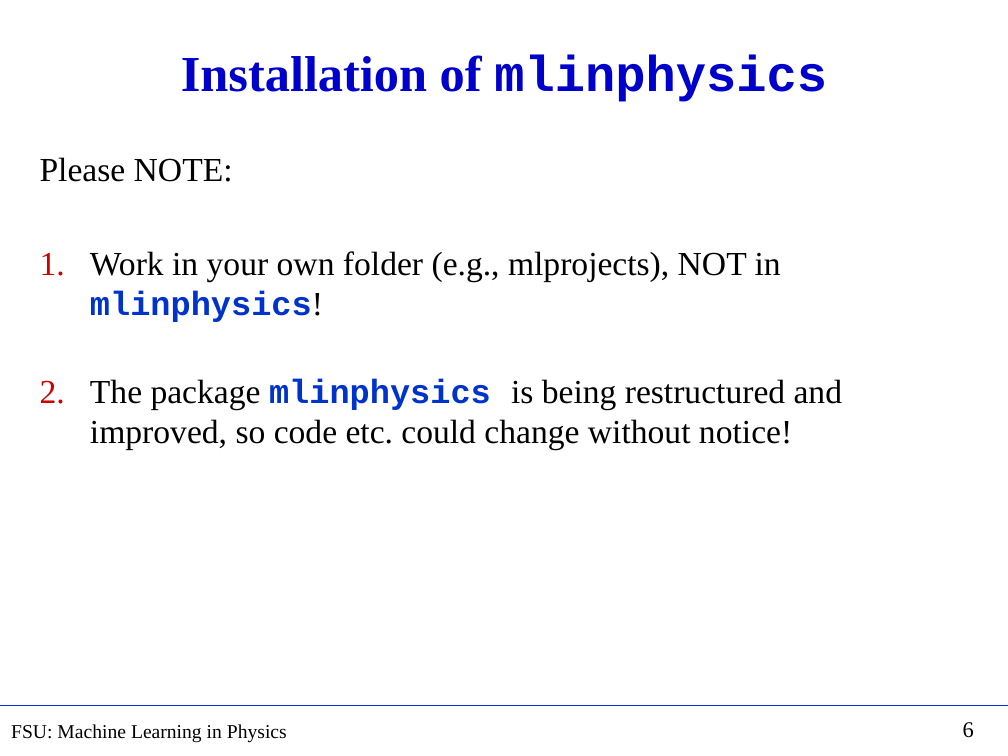
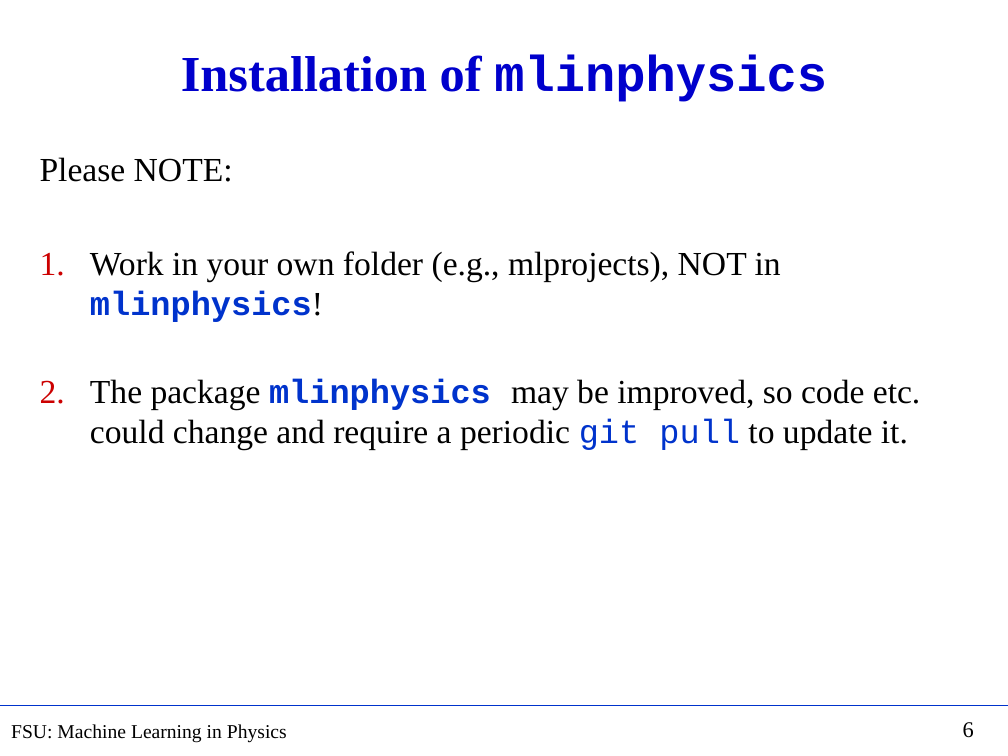
Before and after one commit to hbprosper/mlinphysics, a slide deck: slide 6 of Lectures/01.Foundations/tutorial_installation.pptx. Drawn at 1008x756 pixels with LibreOffice and Linux fonts; fonts in the diff are those of the drawing. Boxes give left, top, right and bottom in pixels: in the first picture for what was removed or moved away, otherwise in the second. Text is boxed around its words. In the diff, an @@ line names an element or a change of style, - is before the commit and + after.

```diff
--- a/Lectures/01.Foundations/tutorial_installation.pptx
+++ b/Lectures/01.Foundations/tutorial_installation.pptx
@@ text at (x1=90, y1=378, x2=920, y2=450): text changed @@
-2. The package mlinphysics is being restructured and improved, so code etc. could change without notice!
+2. The package mlinphysics may be improved, so code etc. could change and require a periodic git pull to update it.
```
Also in this commit, not shown: 1 other slide changed, 8 other files.
